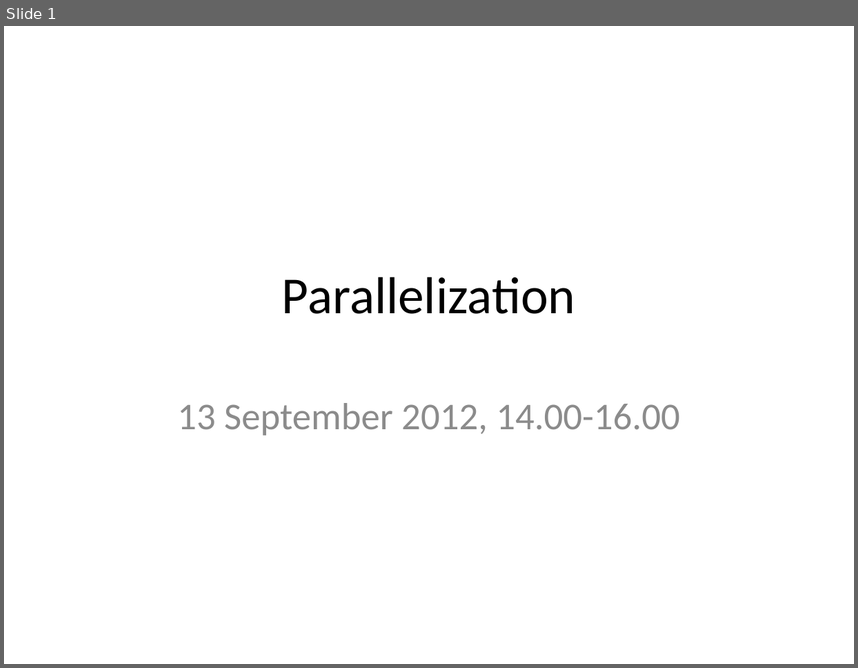
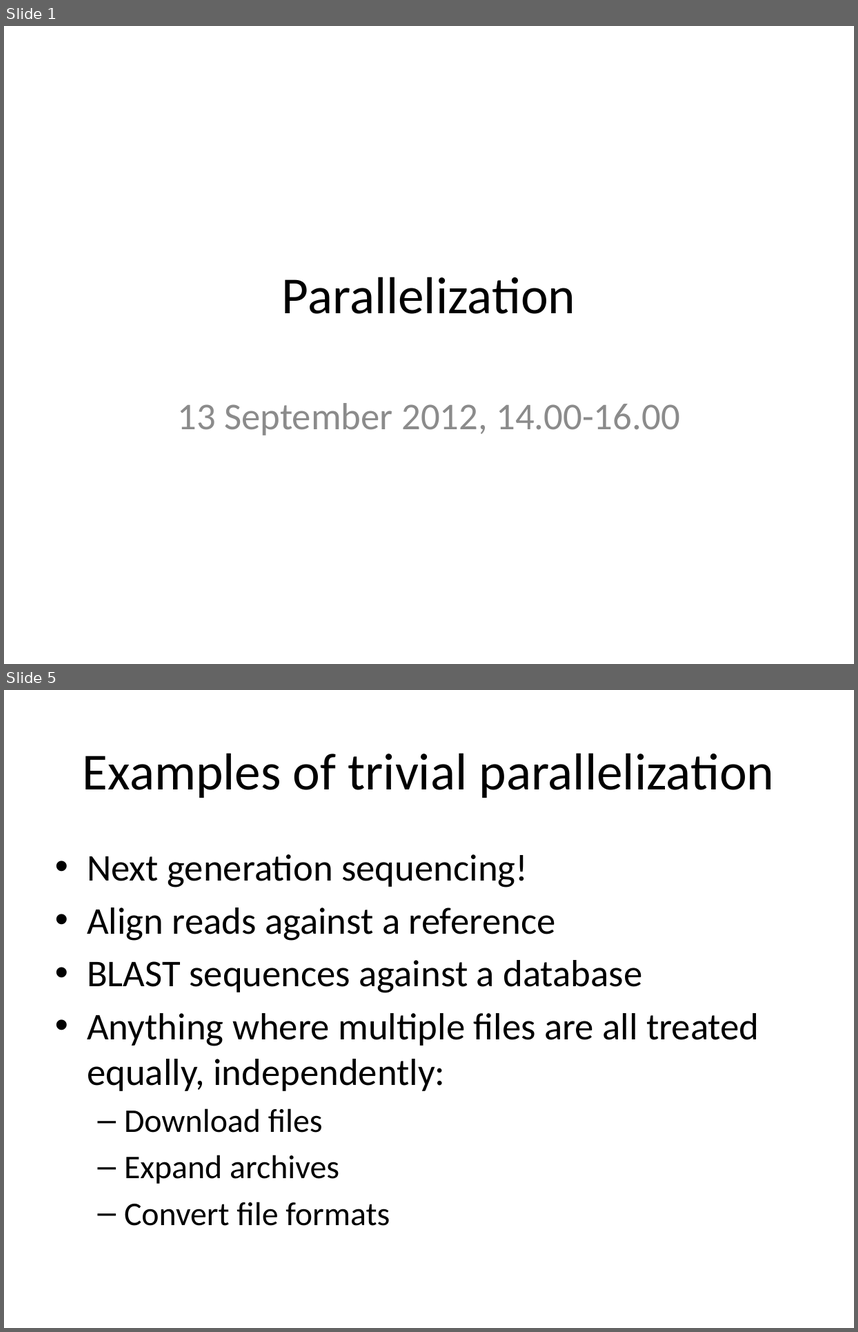
Before and after one commit to rvosa/ngs-workflows, a slide deck: doc/slides/day3/session3/Parallelization.pptx. Shown one above the other, each under a label of ours: slide 1 before the commit, slides 1 and 5 after it; the slides between them are not shown. The pictures are 858x668 and 858x1332 pixels, drawn with LibreOffice and Linux fonts; fonts in the diff are those of the drawing. Boxes give left, top, right and bottom in pixels: in the first picture for what was removed or moved away, otherwise in the second. Text is boxed around its words. In the diff, an @@ line names an element or a change of style, - is before the commit and + after.

```diff
--- a/doc/slides/day3/session3/Parallelization.pptx
+++ b/doc/slides/day3/session3/Parallelization.pptx
@@ slide 5 added at [4,690,854,1328], background #FFFFFF @@
@@ title added at [83,753,775,798], 44 pt, text #000000 @@
+Examples of trivial parallelization
@@ text added at [87,854,759,1225], 32 pt, text #000000 @@
+• Next generation sequencing!
+• Align reads against a reference
+• BLAST sequences against a database
+• Anything where multiple files are all treated equally, independently:
+  – Download files
+  – Expand archives
+  – Convert file formats
```
Also in this commit, not shown: 7 slides changed, 11 other slides added, 7 slides removed, 3 other files.
